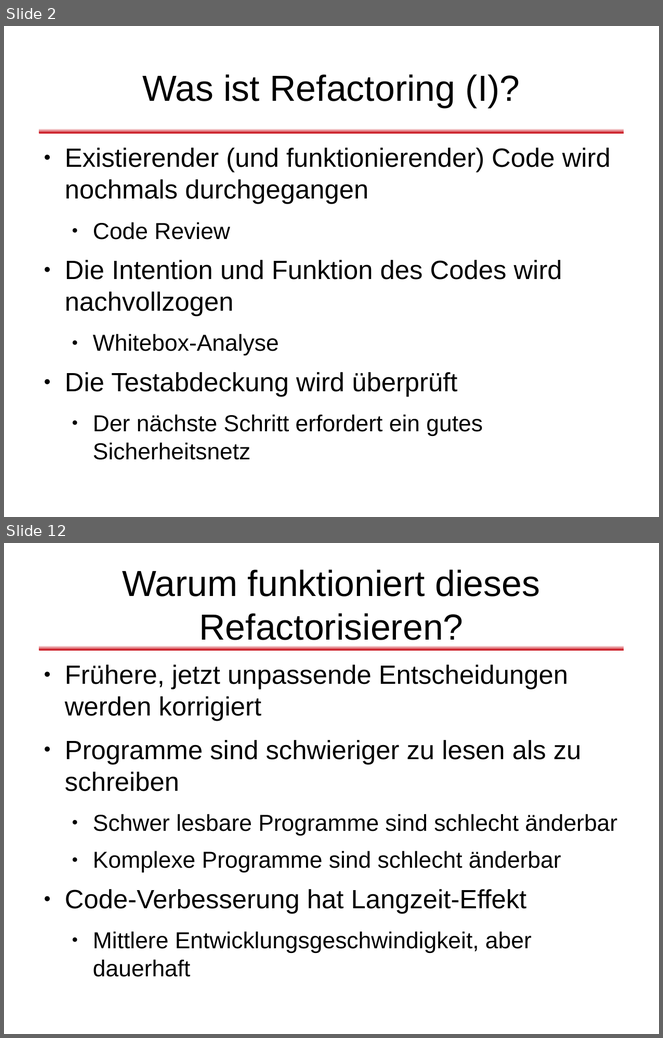
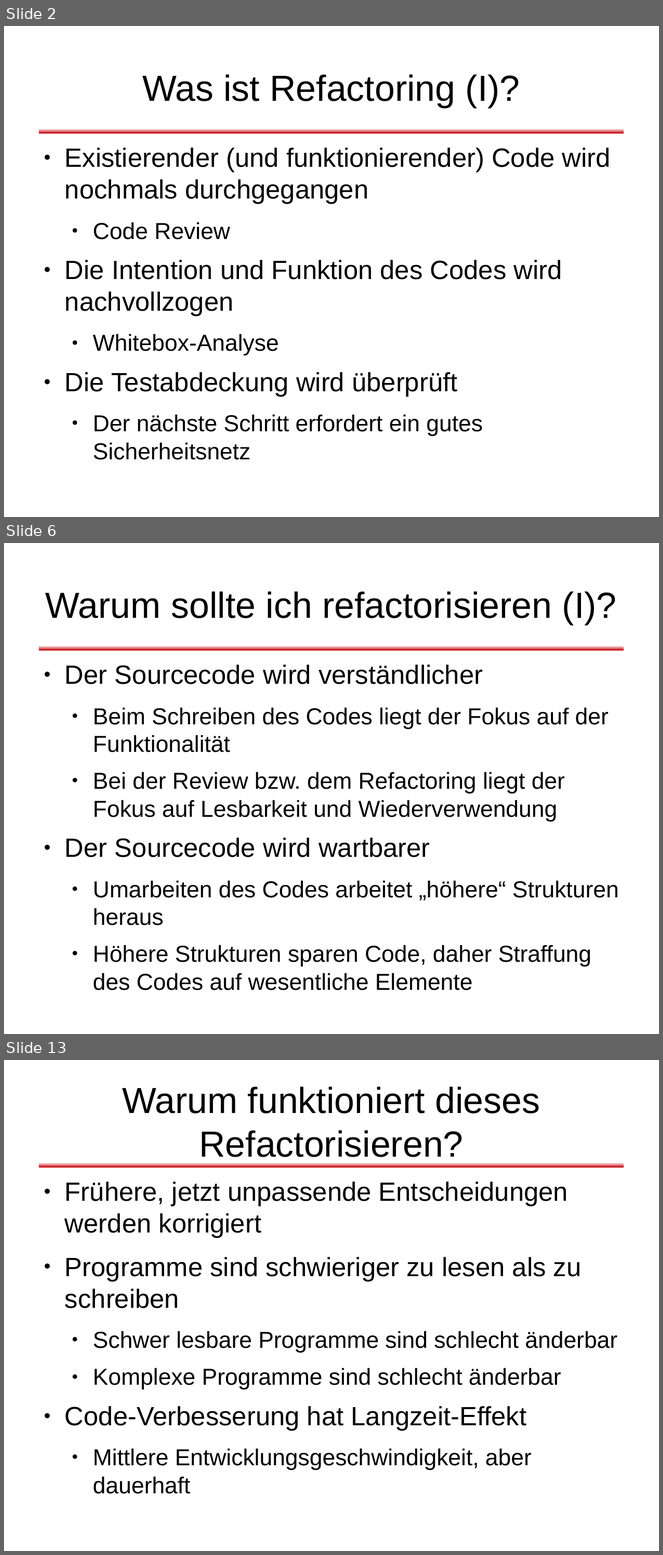
Before and after one commit to dlindner/vorlesung-se2-dhbw, a slide deck: added_2010/Refactoring (2010).odp. Shown one above the other, each under a label of ours: slides 2 and 12 before the commit, slides 2, 6 and 13 after it; the slides between them are not shown. The pictures are 663x1038 and 663x1555 pixels, drawn with LibreOffice and Linux fonts; fonts in the diff are those of the drawing; background and template pictures are left out. Boxes give left, top, right and bottom in pixels: in the first picture for what was removed or moved away, otherwise in the second. Text is boxed around its words. In the diff, an @@ line names an element or a change of style, - is before the commit and + after.

```diff
--- a/added_2010/Refactoring (2010).odp
+++ b/added_2010/Refactoring (2010).odp
@@ slide 6 added at (x1=4, y1=543, x2=659, y2=1034), background #FFFFFF; not listed: 1 template element that a slide beside it also shows @@
@@ title added at (x1=46, y1=591, x2=617, y2=625), 44 pt, text #000000 @@
+Warum sollte ich refactorisieren (I)?
@@ text added at (x1=65, y1=665, x2=619, y2=991), 28 pt, text #000000 @@
+● Der Sourcecode wird verständlicher
+  ● Beim Schreiben des Codes liegt der Fokus auf der Funktionalität
+  ● Bei der Review bzw. dem Refactoring liegt der Fokus auf Lesbarkeit und Wiederverwendung
+● Der Sourcecode wird wartbarer
+  ● Umarbeiten des Codes arbeitet „höhere“ Strukturen heraus
+  ● Höhere Strukturen sparen Code, daher Straffung des Codes auf wesentliche Elemente
@@ what was slide 12 is now slide 13 @@
```
Also in this commit, not shown: 26 slides changed, 2 other slides added, 2 slides removed.
